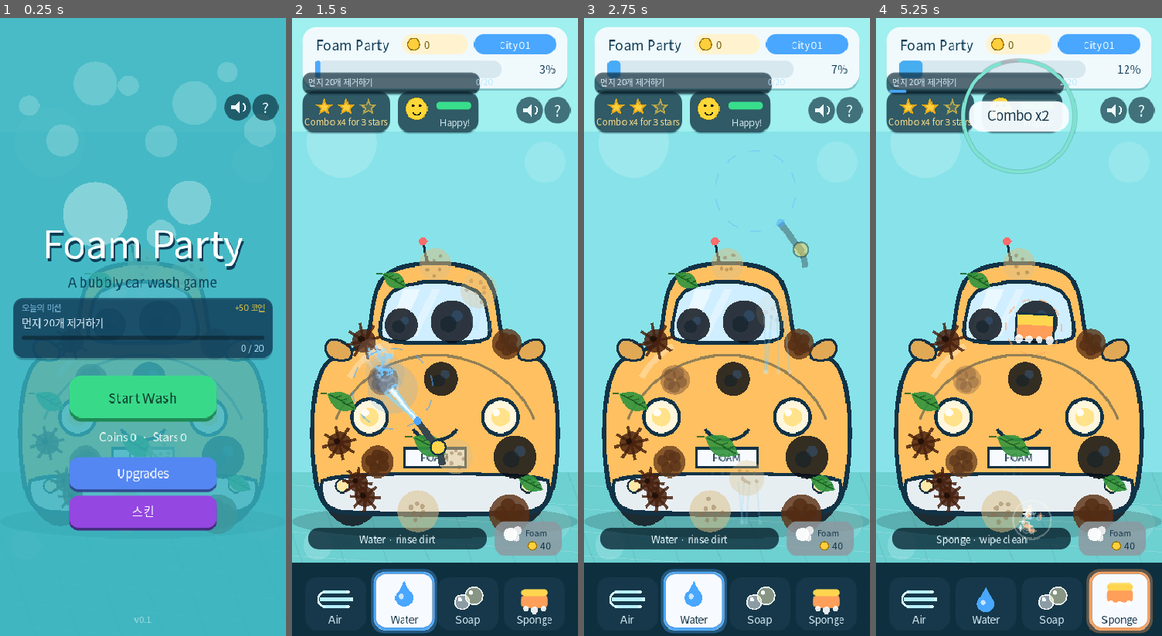
Above: before the commit, frames 1-4 (left to right).
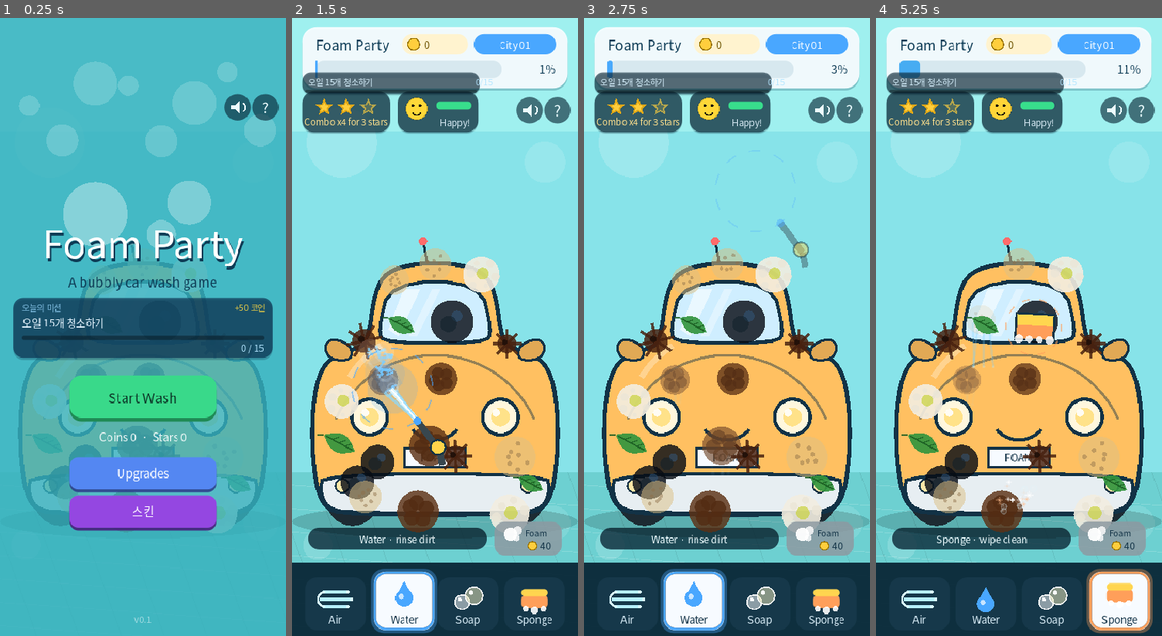
Above: after the commit, the same moments.

Repository: seorilabs/foam-party
Game: Godot game, scene res://scenes/main.tscn
Same seed, same stepped clock (60 frames per second), same inputs: the game is played once before the commit and once after it.
Inputs (mouse positions are in pixels of both pictures, inside the frame that each line leads up to):
- Up to frame 1 (0.25 s): no input
- Up to frame 2 (1.5 s): tap Enter at 0.5, 0.6 s; move the mouse to (497, 296) at 0.52 s; click (497, 296) at 0.67 s; tap Space at 0.77 s; drag from (377, 357) to (420, 450) at 1.27 s
- Up to frame 3 (2.75 s): move the mouse to (755, 191) at 2.02 s; tap 2 at 2.1 s; click (755, 191) at 2.17 s
- Up to frame 4 (5.25 s): drag from (1004, 450) to (933, 234) at 2.77 s; move the mouse to (1104, 419) at 3.52 s; tap 4 at 3.6 s; click (1104, 419) at 3.67 s; tap Space at 3.77 s; drag from (933, 234) to (976, 172) at 4.27 s; move the mouse to (1033, 327) at 5.02 s; tap Enter at 5.1 s; click (1033, 327) at 5.17 s

The runs differ from the first frame. In frame 1, 2.0% of the frame differs, in the area x 7-93%, y 41-84%; in frame 2, 7.7%; in frame 3, 8.3%; in frame 4, 9.9%, in the area x 4-89%, y 6-85%.

Commit message:
새똥 오물 타입 추가 (#59)
비누 선행 → 물 헹굼 2단계 시퀀스를 가진 새똥(poop) 오물 타입 추가.
트럭 차종 스폰 풀, 데일리 미션, 폼 폭탄 연동, 전용 렌더러(_draw_poop_patch) 포함.

Diff:
--- a/godot/scripts/main.gd
+++ b/godot/scripts/main.gd
@@ -5,7 +5,7 @@
 const TOOL_WATER := "water"
 const TOOL_SOAP := "soap"
 const TOOL_SPONGE := "sponge"
-const DIRT_TYPES := ["mud", "dust", "leaf", "oil", "bug"]
+const DIRT_TYPES := ["mud", "dust", "leaf", "oil", "bug", "poop"]
 const CAR_TYPES := ["compact", "sports", "truck"]
 const CLEAN_DAMAGE_RATE := 72.0
 const AUDIO_MIX_RATE := 22050
@@ -65,6 +65,7 @@
 	{"type": "mud", "label": "흙탕물 %d개 씻기", "target": 15},
 	{"type": "oil", "label": "오일 %d개 청소하기", "target": 15},
 	{"type": "bug", "label": "벌레 자국 %d개 닦기", "target": 12},
+	{"type": "poop", "label": "새똥 %d개 닦기", "target": 10},
 ]
 const DAILY_MISSION_REWARD := 50
 
@@ -1692,6 +1693,8 @@
 			patch.state = STATE_LOOSENED
 		elif patch.kind == "mud":
 			patch.state = STATE_SOAPED
+		elif patch.kind == "poop":
+			patch.state = STATE_LOOSENED
 		var center := _patch_center(patch)
 		for bubble_index in range(3):
 			var offset := Vector2(rng.randf_range(-patch.radius, patch.radius), rng.randf_range(-patch.radius, patch.radius))
@@ -1763,7 +1766,7 @@
 			health_base_min = 80.0
 			health_base_max = 135.0
 		"truck":
-			type_pool = ["mud", "mud", "bug", "leaf", "mud", "bug", "dust", "oil", "leaf"]
+			type_pool = ["mud", "mud", "bug", "leaf", "mud", "poop", "dust", "oil", "leaf"]
 			radius_min = 15.0
 			radius_max = 28.0
 			health_base_min = 85.0
@@ -1781,6 +1784,8 @@
 		var health := rng.randf_range(health_base_min, health_base_max) * health_scale
 		if kind == "oil" or kind == "bug":
 			health += 25.0 * health_scale
+		elif kind == "poop":
+			health += 15.0 * health_scale
 		var patch := DirtPatch.new(kind, base_position + jitter, radius, health, rng.randf_range(0.0, 10.0))
 		dirt_patches.append(patch)
 
@@ -1837,6 +1842,13 @@
 			if not soaped:
 				return tool_id == TOOL_WATER or tool_id == TOOL_SPONGE
 			return false
+		"poop":
+			if tool_id == TOOL_AIR:
+				return true
+			var poop_activated: bool = patch.soap > 0.25 or patch.state in [STATE_LOOSENED, STATE_RUNOFF]
+			if not poop_activated:
+				return tool_id == TOOL_WATER or tool_id == TOOL_SPONGE
+			return false
 	return false
 
 
@@ -1855,6 +1867,10 @@
 		"oil", "bug":
 			if patch.soap > 0.25 or patch.looseness > 0.35:
 				return TOOL_SPONGE
+			return TOOL_SOAP
+		"poop":
+			if patch.soap > 0.25 or patch.state in [STATE_LOOSENED, STATE_RUNOFF]:
+				return TOOL_WATER
 			return TOOL_SOAP
 	return TOOL_WATER
 
@@ -1963,6 +1979,16 @@
 			patch.state = STATE_WET
 			patch.health -= 0.08 * proximity * delta * wr
 			patch.soap = max(0.0, patch.soap - delta * proximity * 0.12)
+	elif patch.kind == "poop":
+		if patch.soap > 0.25 or patch.state in [STATE_LOOSENED, STATE_RUNOFF]:
+			var rinse_power: float = max(patch.soap, 0.3) * (0.9 + patch.looseness * 0.5)
+			patch.state = STATE_RUNOFF
+			patch.health -= rinse_power * 2.2 * proximity * delta * wr
+			patch.looseness = min(1.0, patch.looseness + delta * proximity * 0.45)
+			patch.soap = max(0.0, patch.soap - delta * proximity * 0.55)
+		else:
+			patch.state = STATE_WET
+			patch.health -= 0.04 * proximity * delta * wr
 	else:
 		patch.state = STATE_WET
 		patch.health -= 0.45 * proximity * delta * wr
@@ -1980,6 +2006,11 @@
 		patch.looseness = min(1.0, patch.looseness + delta * proximity * 0.42)
 		patch.state = STATE_SOAPED
 		patch.health -= 0.12 * proximity * delta * sr
+	elif patch.kind == "poop":
+		patch.soap = min(1.0, patch.soap + delta * proximity * 2.0)
+		patch.looseness = min(1.0, patch.looseness + delta * proximity * 1.2)
+		patch.state = STATE_LOOSENED if patch.looseness > 0.5 else STATE_SOAPED
+		patch.health -= 0.06 * proximity * delta * sr
 	else:
 		patch.soap = min(0.45, patch.soap + delta * proximity * 0.25)
 
@@ -2008,6 +2039,14 @@
 		patch.health -= 0.45 * proximity * delta * spr
 	elif patch.kind == "leaf":
 		patch.health -= 0.2 * proximity * delta * spr
+	elif patch.kind == "poop":
+		if patch.soap > 0.25 or patch.looseness > 0.35:
+			patch.state = STATE_LOOSENED
+			patch.looseness = min(1.0, patch.looseness + delta * proximity * 0.8)
+			patch.health -= (0.8 + patch.soap * 0.6) * proximity * delta * spr
+			patch.soap = max(0.0, patch.soap - delta * proximity * 0.18)
+		else:
+			patch.health -= 0.08 * proximity * delta * spr
 
 
 func _update_dirt_motion(delta: float) -> void:
@@ -2056,6 +2095,8 @@
 		return 0.42 + patch.wetness * 0.25
 	if patch.kind == "oil" or patch.kind == "bug":
 		return patch.soap * 0.18 + patch.looseness * 0.32
+	if patch.kind == "poop":
+		return patch.soap * 0.22 + patch.looseness * 0.28
 	return 0.08
 
 
@@ -2876,6 +2917,8 @@
 			_draw_oil_patch(center, patch.radius, strength)
 		elif patch.kind == "bug":
 			_draw_bug_patch(center, patch.radius, strength, patch.seed_offset)
+		elif patch.kind == "poop":
+			_draw_poop_patch(center, patch.radius, strength, patch.seed_offset)
 
 		if patch.wetness > 0.18:
 			_draw_wet_gloss(center, patch.radius, patch.wetness)
@@ -2992,6 +3035,19 @@
 		var angle := seed_value + float(index) * TAU / 8.0
 		draw_line(center, center + Vector2.from_angle(angle) * radius, color, 4.0 * strength)
 	draw_circle(center + Vector2(-radius * 0.15, -radius * 0.1), radius * 0.18, Color(0.1, 0.05, 0.03, 0.8 * strength))
+
+
+func _draw_poop_patch(center: Vector2, radius: float, strength: float, seed_value: float) -> void:
+	var s := clampf(strength, 0.0, 1.0)
+	var blob_color := Color(0.95, 0.93, 0.88, 0.90 * s)
+	draw_circle(center, radius * (0.75 + s * 0.28), blob_color)
+	draw_circle(center + Vector2(radius * 0.08, -radius * 0.06), radius * 0.35, Color(0.78, 0.82, 0.22, 0.68 * s))
+	var drop_color := Color(0.92, 0.90, 0.84, 0.78 * s)
+	for index in range(6):
+		var angle := seed_value + float(index) * TAU / 6.0
+		var dist: float = 0.55 + 0.28 * abs(sin(seed_value + float(index) * 0.71))
+		var drop_r: float = radius * (0.12 + 0.14 * abs(cos(seed_value + float(index) * 1.13)))
+		draw_circle(center + Vector2(cos(angle), sin(angle)) * radius * dist, max(2.0, drop_r), drop_color)
 
 
 func _draw_flying_trail(patch: DirtPatch, center: Vector2, strength: float) -> void:
